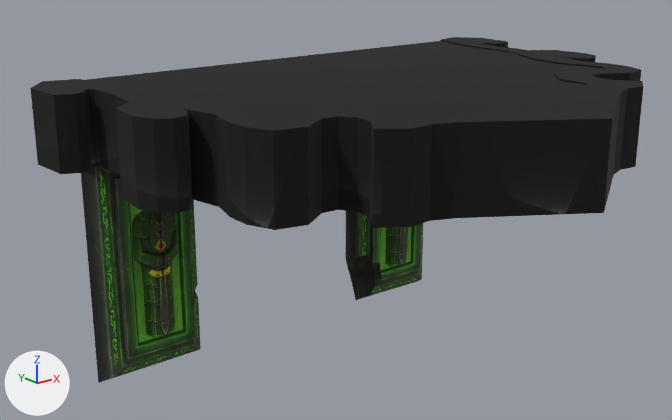
The OBJ model sceneobjs/aiji_dongxue_218/aiji_dongxue_218_building_gate01_00.obj: old version first, new version second.
Camera for both pictures: a 50 mm lens placed at (-610.0, -880.0, 433.0), pointed at (-47.0, -175.0, 151.0). Arrows for +X, +Y and +Z are at lower left; the lights stay in place. Where no turn or scale is listed for an object, it has been applied to the vertices. Vertices at the same position are counted once.

Before the edit, the objects in view are built like this:
```python
me_aiji_dongxue_218_building_gate01_00 = bpy.data.meshes.new('aiji_dongxue_218_building_gate01_00')
me_aiji_dongxue_218_building_gate01_00.from_pydata(...)  # 777 vertices, 1195 faces; spans x -300.0..300.0, y -459.0..6.0, z -52.0..285.0
# faces by material slot: [70, 220, 222, 232, 243, 208]
me_aiji_dongxue_218_building_gate01_00.materials.append(mat_material_2)  # picture img_aiji_dongxue_218_building_gate01_02_png
me_aiji_dongxue_218_building_gate01_00.materials.append(mat_material_3)  # picture img_aiji_dongxue_218_building_gate01_03_png
me_aiji_dongxue_218_building_gate01_00.materials.append(mat_material_4)  # picture img_aiji_dongxue_218_building_gate01_04_png
me_aiji_dongxue_218_building_gate01_00.materials.append(mat_material_5)  # picture img_aiji_dongxue_218_building_gate01_05_png
me_aiji_dongxue_218_building_gate01_00.materials.append(mat_material_6)  # picture img_aiji_dongxue_218_building_gate01_06_png
me_aiji_dongxue_218_building_gate01_00.materials.append(mat_material_1)  # picture img_aiji_dongxue_218_building_gate01_01_png
ob_aiji_dongxue_218_building_gate01_00 = bpy.data.objects.new('aiji_dongxue_218_building_gate01_00', me_aiji_dongxue_218_building_gate01_00)
ob_aiji_dongxue_218_building_gate01_00.location = (0.0, 0.0, 0.0)
```
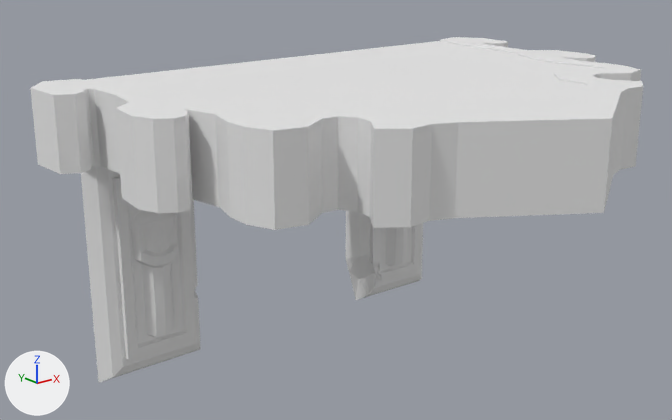
Where the change shows, as pixel boxes (x1, y1, x2, y2) in the pictures (672 x 420 px):
part 1 of me_aiji_dongxue_218_building_gate01_00, recoloured
    both: (518, 54, 561, 64)
part 2 of me_aiji_dongxue_218_building_gate01_00, recoloured
    both: (81, 166, 423, 383)
part 3 of me_aiji_dongxue_218_building_gate01_00, recoloured (green to grey)
    both: (132, 210, 408, 337)
part 4 of me_aiji_dongxue_218_building_gate01_00, recoloured (black to white)
    both: (30, 37, 643, 230)
part 5 of me_aiji_dongxue_218_building_gate01_00, recoloured
    both: (554, 63, 604, 85)

The change in detail:
Material 'material_2' (mat_material_2_1) is new.
Its base color is (0.8, 0.8, 0.8) (white #e7e7e7).
Its roughness is 1.0.
Material 'material_6' (mat_material_6_1) is new.
Its base color is (0.8, 0.8, 0.8) (white #e7e7e7).
Its roughness is 1.0.
Material 'material_4' (mat_material_4_1) is new.
Its base color is (0.8, 0.8, 0.8) (white #e7e7e7).
Its roughness is 1.0.
Material 'material_5' (mat_material_5_1) is new.
Its base color is (0.8, 0.8, 0.8) (white #e7e7e7).
Its roughness is 1.0.
Material 'material_3' (mat_material_3_1) is new.
Its base color is (0.8, 0.8, 0.8) (white #e7e7e7).
Its roughness is 1.0.
Material 'material_1' (mat_material_1_1) is new.
Its base color is (0.8, 0.8, 0.8) (white #e7e7e7).
Its roughness is 1.0.
me_aiji_dongxue_218_building_gate01_00 has 777 vertices, 1195 faces and spans x -300.0..300.0, y -459.0..6.0, z -52.0..285.0.
me_aiji_dongxue_218_building_gate01_00 is used by ob_aiji_dongxue_218_building_gate01_00; location (0.0, 0.0, 0.0).
me_aiji_dongxue_218_building_gate01_00 no longer uses material mat_material_3 (picture img_aiji_dongxue_218_building_gate01_03_png).
me_aiji_dongxue_218_building_gate01_00 part 1: all 70 faces that had it switch from mat_material_2 (picture img_aiji_dongxue_218_building_gate01_02_png) to mat_material_2_1 (white #e7e7e7).
me_aiji_dongxue_218_building_gate01_00 part 2: all 222 faces that had it switch from mat_material_4 (picture img_aiji_dongxue_218_building_gate01_04_png) to mat_material_4_1 (white #e7e7e7).
me_aiji_dongxue_218_building_gate01_00 part 3: all 232 faces that had it switch from mat_material_5 (picture img_aiji_dongxue_218_building_gate01_05_png) to mat_material_5_1 (white #e7e7e7).
me_aiji_dongxue_218_building_gate01_00 part 4: all 243 faces that had it switch from mat_material_6 (picture img_aiji_dongxue_218_building_gate01_06_png) to mat_material_6_1 (white #e7e7e7).
me_aiji_dongxue_218_building_gate01_00 part 5: all 208 faces that had it switch from mat_material_1 (picture img_aiji_dongxue_218_building_gate01_01_png) to mat_material_1_1 (white #e7e7e7).
me_aiji_dongxue_218_building_gate01_00 now uses material mat_material_3_1 (white #e7e7e7).
